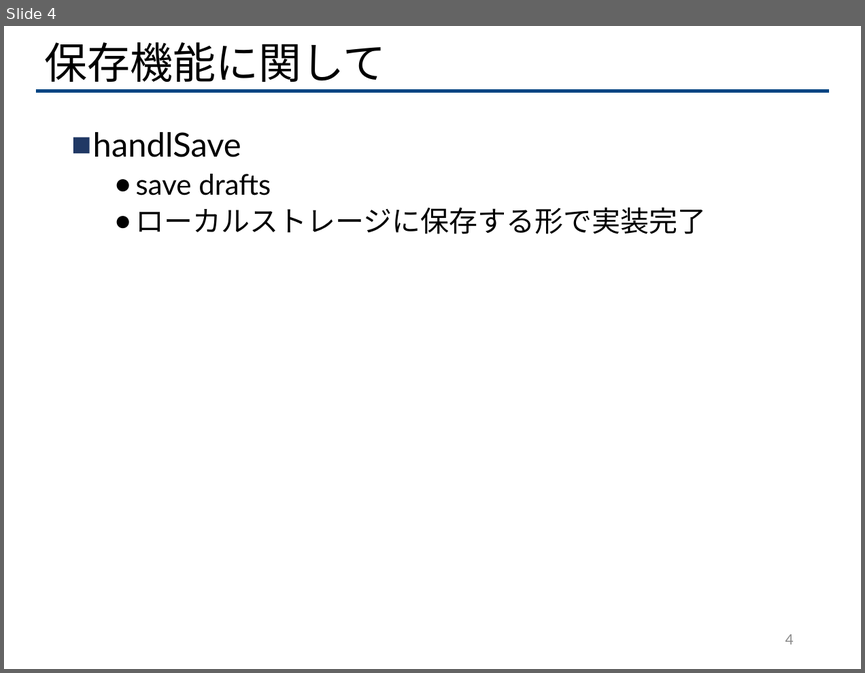
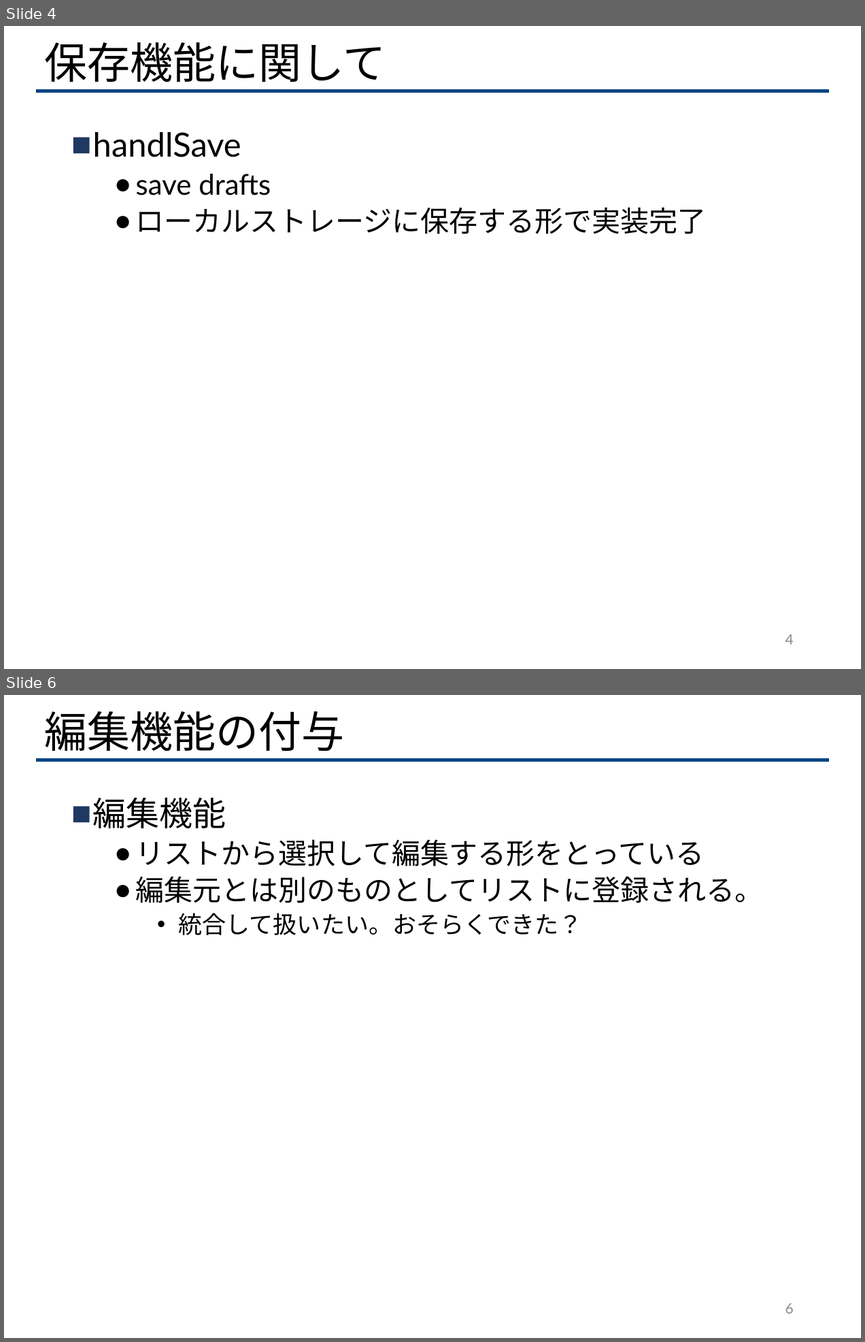
Before and after one commit to ukyo-hasegawa/ES_note, a slide deck: ES支援ツールに関して.pptx. Shown one above the other, each under a label of ours: slide 4 before the commit, slides 4 and 6 after it; the slides between them are not shown. The pictures are 865x673 and 865x1342 pixels, drawn with LibreOffice and Linux fonts; fonts in the diff are those of the drawing. Boxes give left, top, right and bottom in pixels: in the first picture for what was removed or moved away, otherwise in the second. Text is boxed around its words. In the diff, an @@ line names an element or a change of style, - is before the commit and + after.

```diff
--- a/ES支援ツールに関して.pptx
+++ b/ES支援ツールに関して.pptx
@@ slide 6 added at [4, 695, 861, 1338], background #FFFFFF; not listed: 1 template element that a slide beside it also shows @@
@@ title added at [45, 711, 345, 751], 36 pt, text #000000 @@
+編集機能の付与
@@ text added at [93, 797, 764, 935], 24 pt, text #000000 @@
+■ 編集機能
+  ● リストから選択して編集する形をとっている
+  ● 編集元とは別のものとしてリストに登録される。
+    • 統合して扱いたい。おそらくできた？
@@ page number added at [785, 1303, 793, 1313], 12 pt, text #8C8C8C @@
+6
```
Also in this commit, not shown: 1 slide changed, 1 other slide added, 3 other files.
